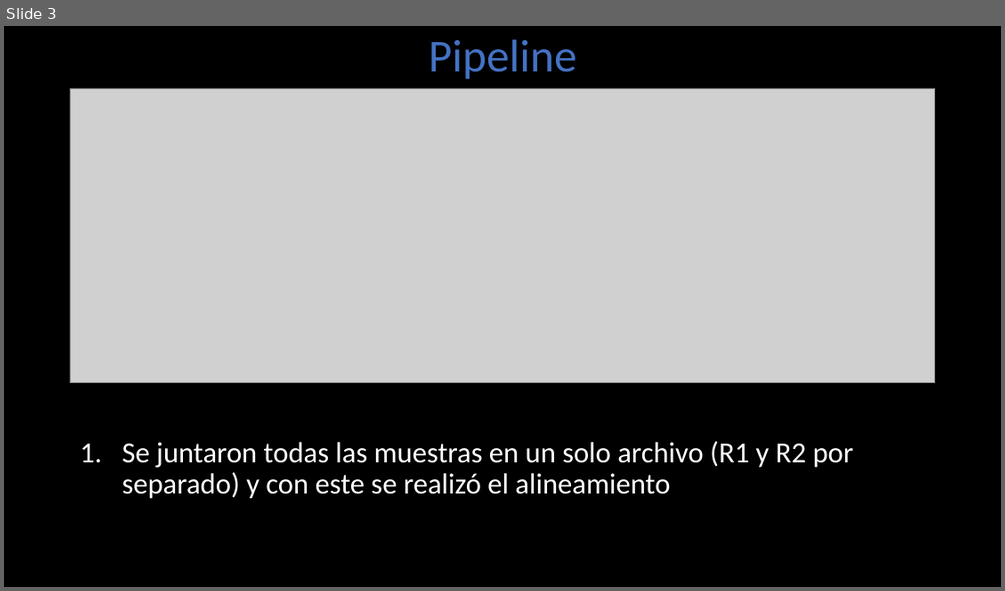
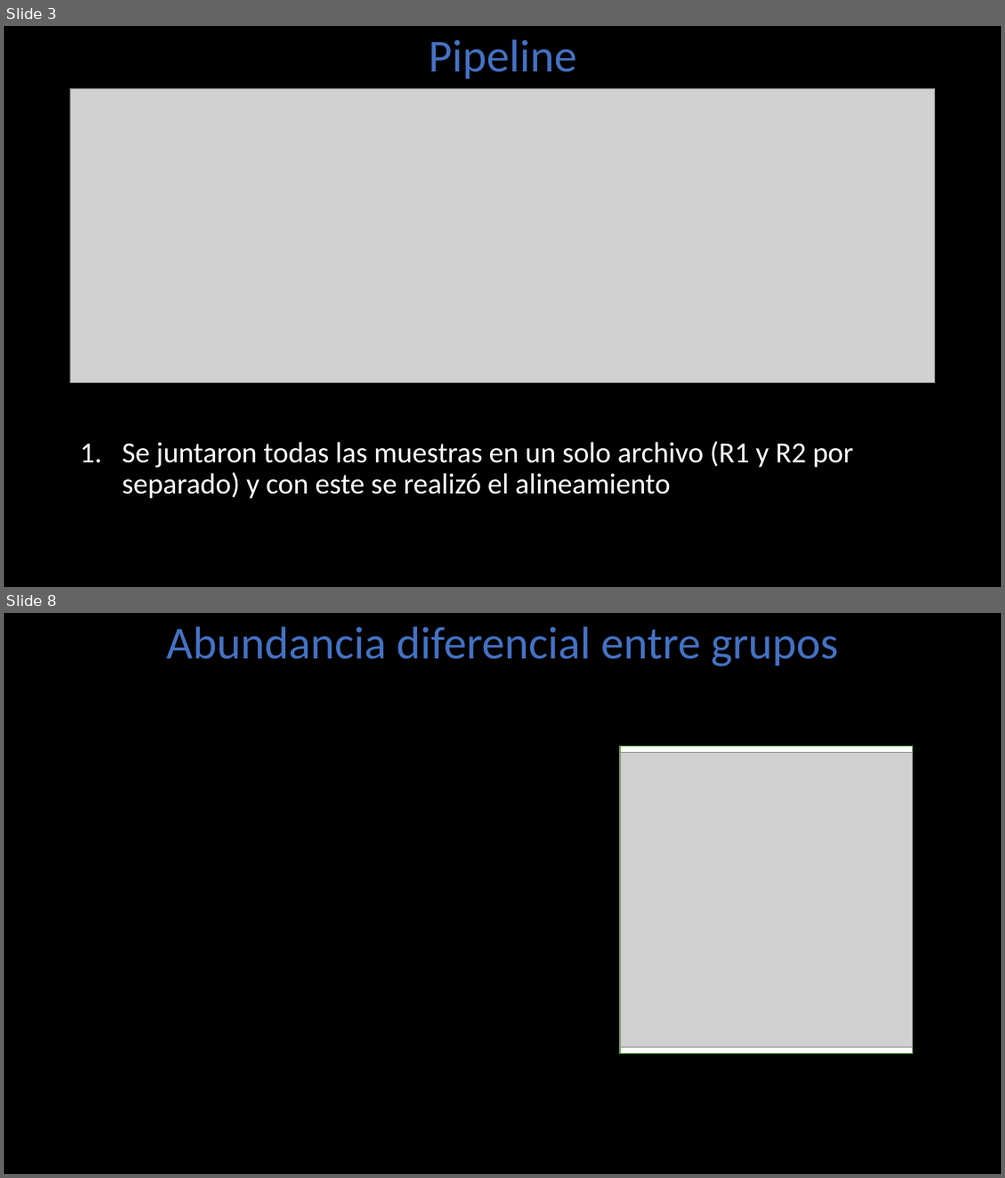
Before and after one commit to LuiguiGallardo/amps_phages, a slide deck: 04_presentations/phages_amps_13062022.pptx. Shown one above the other, each under a label of ours: slide 3 before the commit, slides 3 and 8 after it; the slides between them are not shown. The pictures are 1005x591 and 1005x1178 pixels, drawn with LibreOffice and Linux fonts; fonts in the diff are those of the drawing; grey boxes stand for pictures. Boxes give left, top, right and bottom in pixels: in the first picture for what was removed or moved away, otherwise in the second. Text is boxed around its words. In the diff, an @@ line names an element or a change of style, - is before the commit and + after.

```diff
--- a/04_presentations/phages_amps_13062022.pptx
+++ b/04_presentations/phages_amps_13062022.pptx
@@ slide 8 added at (4, 613, 1001, 1174), background #000000 @@
@@ title added at (166, 626, 838, 666), 44 pt, text #4472C4 @@
+Abundancia diferencial entre grupos
@@ rectangle added at (620, 747, 914, 1054), fill #FFFFFF, outline #70AD47 1 pt @@
@@ picture added at (620, 752, 914, 1046) @@
```
Also in this commit, not shown: 3 slides changed, 1 other slide added, 40 other files.
